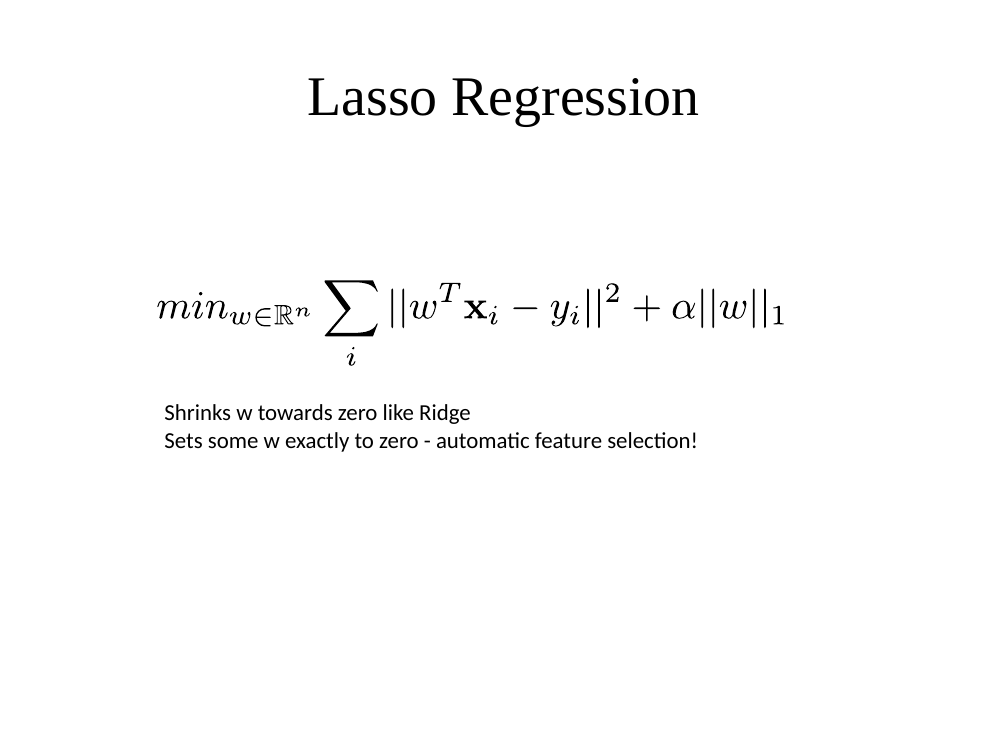
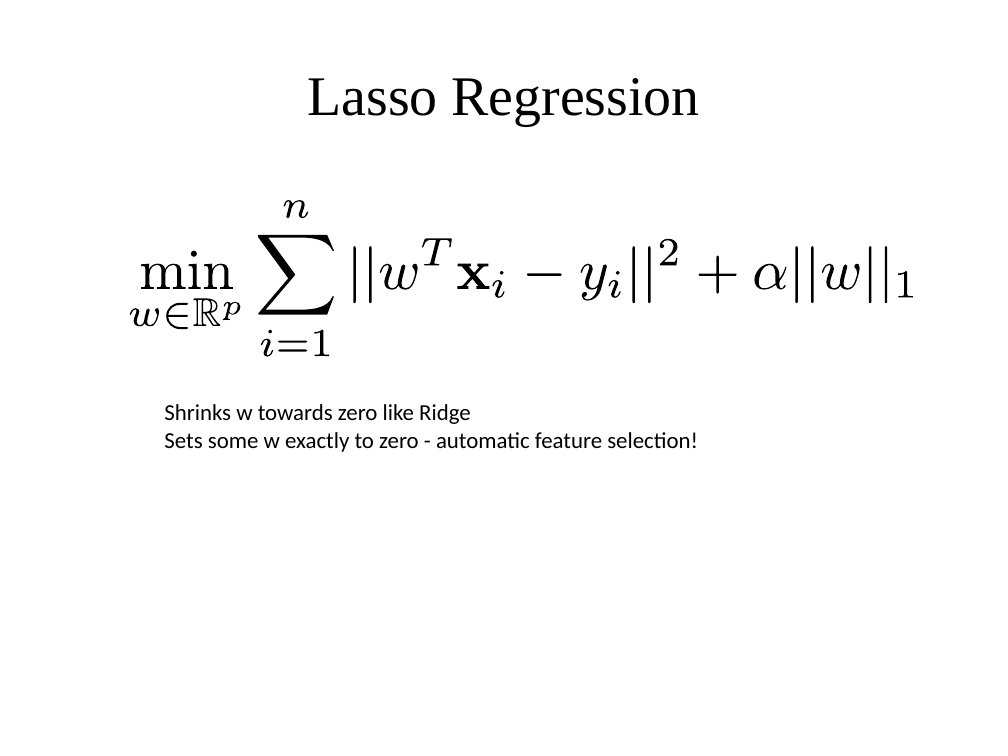
Before and after one commit to amueller/applied_ml_spring_2017, a slide deck: slide 16 of slides/aml-05-020117.odp. Drawn at 1008x756 pixels with LibreOffice and Linux fonts; fonts in the diff are those of the drawing. Boxes give left, top, right and bottom in pixels: in the first picture for what was removed or moved away, otherwise in the second. Text is boxed around its words. In the diff, an @@ line names an element or a change of style, - is before the commit and + after.

```diff
--- a/slides/aml-05-020117.odp
+++ b/slides/aml-05-020117.odp
@@ freeform shape: place and size @@
-freeform shape at [295, 307, 309, 316]
+freeform shape at [258, 235, 334, 315]
@@ freeform shape: place and size @@
-freeform shape at [465, 301, 488, 318]
+freeform shape at [422, 239, 452, 266]
@@ freeform shape: place and size @@
-freeform shape at [673, 301, 696, 319]
+freeform shape at [660, 239, 678, 265]
@@ freeform shape: place and size @@
-freeform shape at [325, 281, 378, 337]
+freeform shape at [353, 246, 356, 303]
@@ freeform shape: place and size @@
-freeform shape at [391, 288, 393, 328]
+freeform shape at [370, 246, 372, 303]
@@ freeform shape: place and size @@
-freeform shape at [410, 301, 436, 319]
+freeform shape at [380, 263, 417, 289]
@@ freeform shape: place and size @@
-freeform shape at [440, 283, 461, 302]
+freeform shape at [457, 263, 489, 289]
@@ freeform shape: place and size @@
-freeform shape at [634, 295, 660, 322]
+freeform shape at [581, 263, 607, 300]
@@ freeform shape: place and size @@
-freeform shape at [598, 288, 600, 328]
+freeform shape at [633, 246, 636, 303]
@@ freeform shape: place and size @@
-freeform shape at [702, 288, 703, 328]
+freeform shape at [649, 246, 651, 303]
@@ freeform shape: place and size @@
-freeform shape at [713, 288, 714, 328]
+freeform shape at [699, 256, 737, 295]
@@ freeform shape: place and size @@
-freeform shape at [720, 301, 746, 319]
+freeform shape at [755, 263, 787, 289]
@@ freeform shape: place and size @@
-freeform shape at [765, 288, 767, 328]
+freeform shape at [796, 246, 799, 303]
@@ freeform shape: place and size @@
-freeform shape at [754, 288, 756, 328]
+freeform shape at [811, 246, 814, 303]
@@ freeform shape: place and size @@
-freeform shape at [774, 306, 784, 324]
+freeform shape at [822, 263, 860, 289]
@@ group added at [141, 200, 888, 303]: 6 freeform shapes @@
@@ freeform shape: place and size @@
-freeform shape at [230, 312, 250, 325]
+freeform shape at [193, 298, 220, 326]
@@ freeform shape removed at [402, 288, 404, 328] @@
@@ freeform shape: place and size @@
-freeform shape at [489, 306, 498, 325]
+freeform shape at [493, 271, 505, 297]
@@ freeform shape: place and size @@
-freeform shape at [513, 307, 538, 309]
+freeform shape at [527, 273, 562, 276]
@@ freeform shape removed at [587, 288, 589, 328] @@
@@ freeform shape: place and size @@
-freeform shape at [606, 284, 619, 302]
+freeform shape at [609, 271, 621, 297]
@@ freeform shape: place and size @@
-freeform shape at [551, 301, 569, 327]
+freeform shape at [898, 271, 913, 297]
@@ freeform shape: place and size @@
-freeform shape at [157, 301, 190, 319]
+freeform shape at [130, 308, 159, 327]
@@ freeform shape: place and size @@
-freeform shape at [192, 292, 203, 318]
+freeform shape at [166, 303, 188, 329]
@@ freeform shape: place and size @@
-freeform shape at [206, 301, 228, 319]
+freeform shape at [223, 302, 241, 320]
@@ freeform shape: place and size @@
-freeform shape at [347, 347, 355, 366]
+freeform shape at [315, 329, 329, 356]
@@ freeform shape removed at [571, 306, 579, 325] @@
@@ freeform shape: place and size @@
-freeform shape at [255, 308, 271, 327]
+freeform shape at [261, 330, 273, 357]
@@ freeform shape: place and size @@
-freeform shape at [274, 306, 294, 325]
+freeform shape at [278, 341, 307, 352]
```
Also in this commit, not shown: 5 other slides changed, 2 other files.
